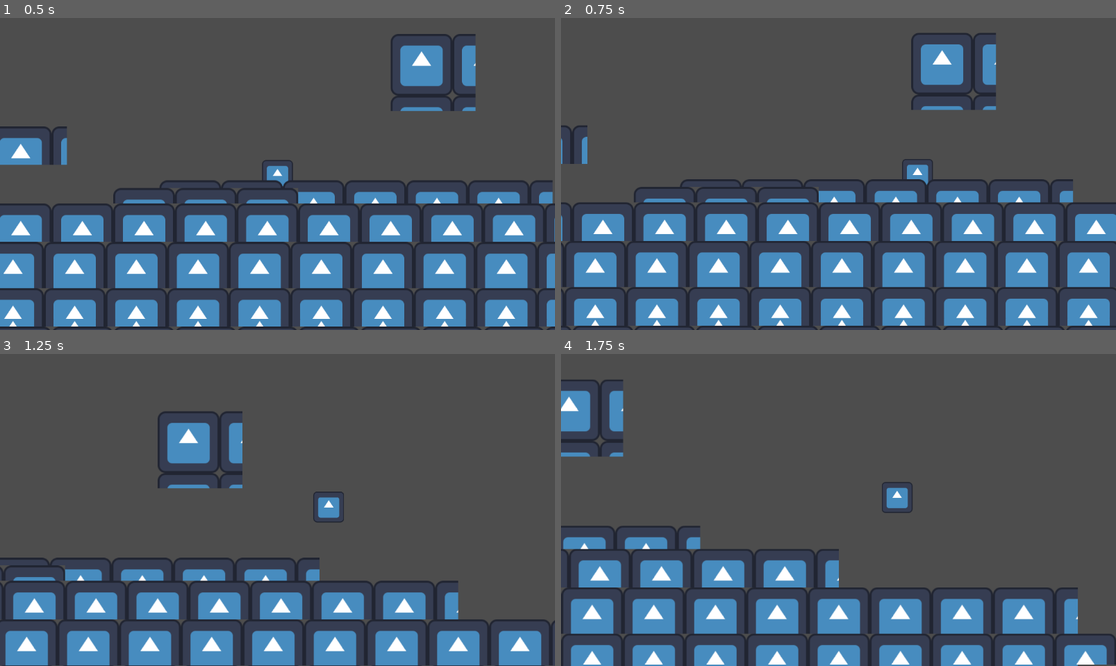
Above: before the commit, frames 1-4 (two rows, left to right).
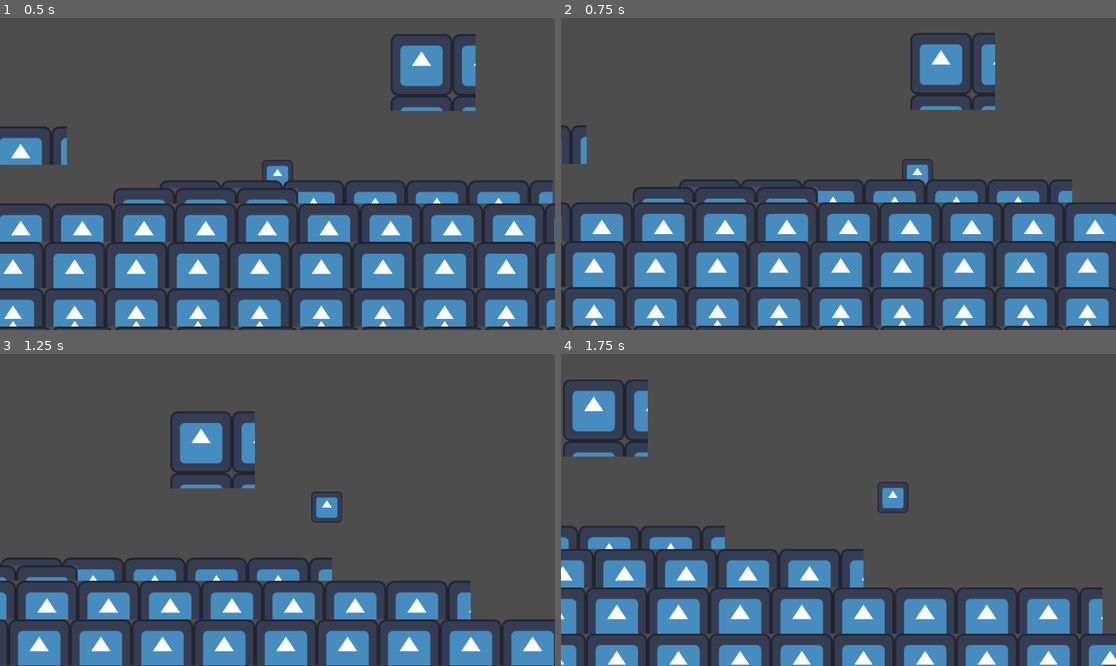
Above: after the commit, the same moments.

Repository: WondaMegapon/ACMJAM-S2024
Game: Godot game, scene res://Scenes/main.tscn
Two runs of this game, one before a commit and one after it. Both use one fixed random seed, a clock stepped at 60 frames per second and the inputs below. The engine's default icon, where the game draws it, is replaced by a stand-in: a white triangle on a blue panel in a dark square.
Inputs:
- Up to frame 1 (0.5 s): no input
- Up to frame 2 (0.75 s): hold D (player_right) from 0.53 s (still down); tap Shift (player_dash) at 0.6 s
- Up to frame 3 (1.25 s): keep holding D (player_right); tap Space (player_jump) at 0.77 s
- Up to frame 4 (1.75 s): keep holding D (player_right); tap Shift (player_dash) at 1.35 s; tap Space (player_jump) at 1.52 s

Frame 1 is identical in both runs. In frame 2, 4.1% of the frame differs, in the area x 0-100%, y 4-100%; in frame 3, 15%; in frame 4, 20%, in the area x 0-100%, y 8-100%.

Commit message:
Messing with player physics.

Diff:
--- a/Scripts/Characters/Player.gd
+++ b/Scripts/Characters/Player.gd
@@ -22,6 +22,6 @@
 	if Input.is_action_just_pressed("player_dash"):
 		velocity.x -= JUMP_VELOCITY * 2 * direction * (1.5 if is_on_floor() else 1)
 
-	velocity.x = move_toward(velocity.x, direction * SPEED, 80)
+	velocity.x = move_toward(velocity.x, direction * SPEED, 100)
 
 	move_and_slide()
--- a/project.godot
+++ b/project.godot
@@ -36,28 +36,28 @@
 ]
 }
 player_left={
-"deadzone": 0.5,
+"deadzone": 0.3,
 "events": [Object(InputEventJoypadButton,"resource_local_to_scene":false,"resource_name":"","device":-1,"button_index":13,"pressure":0.0,"pressed":true,"script":null)
 , Object(InputEventJoypadMotion,"resource_local_to_scene":false,"resource_name":"","device":-1,"axis":0,"axis_value":-1.0,"script":null)
 , Object(InputEventKey,"resource_local_to_scene":false,"resource_name":"","device":-1,"window_id":0,"alt_pressed":false,"shift_pressed":false,"ctrl_pressed":false,"meta_pressed":false,"pressed":false,"keycode":0,"physical_keycode":65,"key_label":0,"unicode":97,"echo":false,"script":null)
 ]
 }
 player_right={
-"deadzone": 0.5,
+"deadzone": 0.3,
 "events": [Object(InputEventJoypadButton,"resource_local_to_scene":false,"resource_name":"","device":-1,"button_index":14,"pressure":0.0,"pressed":true,"script":null)
 , Object(InputEventJoypadMotion,"resource_local_to_scene":false,"resource_name":"","device":-1,"axis":0,"axis_value":1.0,"script":null)
 , Object(InputEventKey,"resource_local_to_scene":false,"resource_name":"","device":-1,"window_id":0,"alt_pressed":false,"shift_pressed":false,"ctrl_pressed":false,"meta_pressed":false,"pressed":false,"keycode":0,"physical_keycode":68,"key_label":0,"unicode":100,"echo":false,"script":null)
 ]
 }
 player_up={
-"deadzone": 0.5,
+"deadzone": 0.3,
 "events": [Object(InputEventJoypadButton,"resource_local_to_scene":false,"resource_name":"","device":-1,"button_index":11,"pressure":0.0,"pressed":true,"script":null)
 , Object(InputEventJoypadMotion,"resource_local_to_scene":false,"resource_name":"","device":-1,"axis":1,"axis_value":-1.0,"script":null)
 , Object(InputEventKey,"resource_local_to_scene":false,"resource_name":"","device":-1,"window_id":0,"alt_pressed":false,"shift_pressed":false,"ctrl_pressed":false,"meta_pressed":false,"pressed":false,"keycode":87,"physical_keycode":87,"key_label":87,"unicode":119,"echo":false,"script":null)
 ]
 }
 player_down={
-"deadzone": 0.5,
+"deadzone": 0.3,
 "events": [Object(InputEventJoypadButton,"resource_local_to_scene":false,"resource_name":"","device":-1,"button_index":12,"pressure":0.0,"pressed":true,"script":null)
 , Object(InputEventJoypadMotion,"resource_local_to_scene":false,"resource_name":"","device":-1,"axis":1,"axis_value":1.0,"script":null)
 , Object(InputEventKey,"resource_local_to_scene":false,"resource_name":"","device":-1,"window_id":0,"alt_pressed":false,"shift_pressed":false,"ctrl_pressed":false,"meta_pressed":false,"pressed":false,"keycode":0,"physical_keycode":83,"key_label":0,"unicode":115,"echo":false,"script":null)
